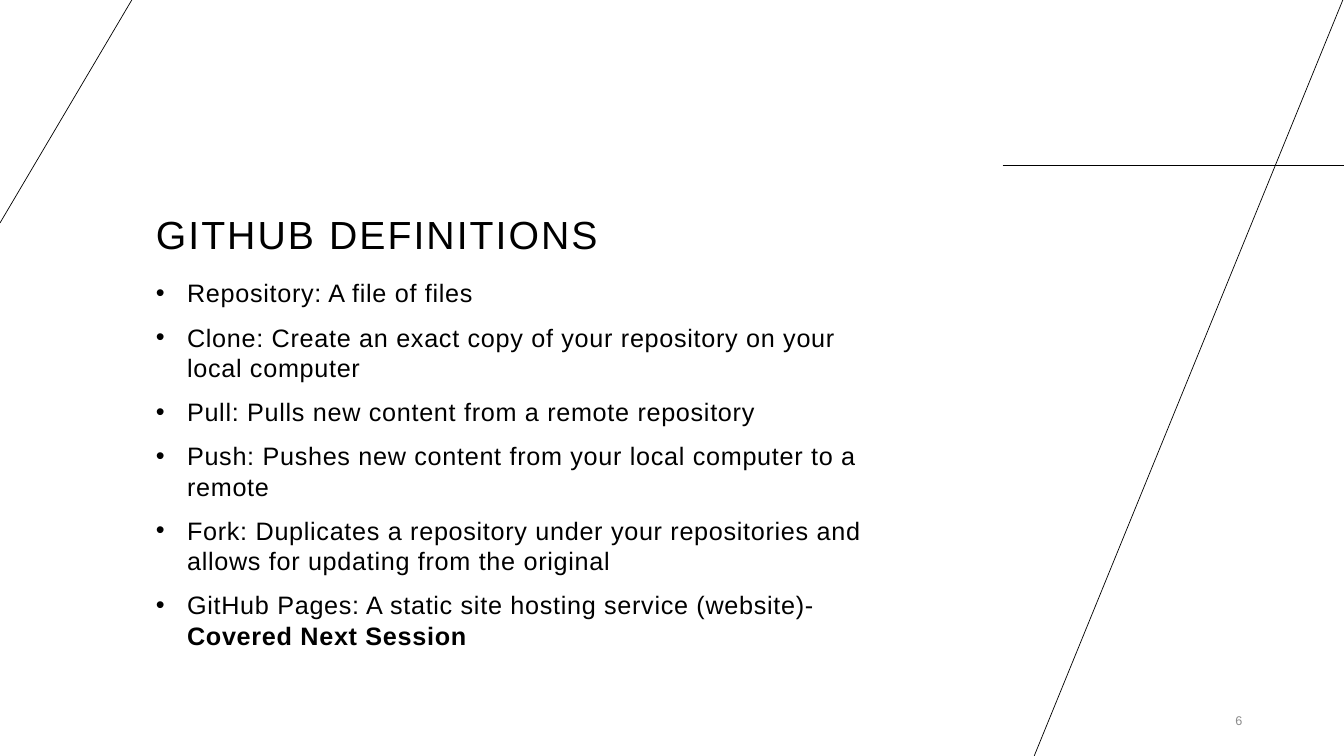
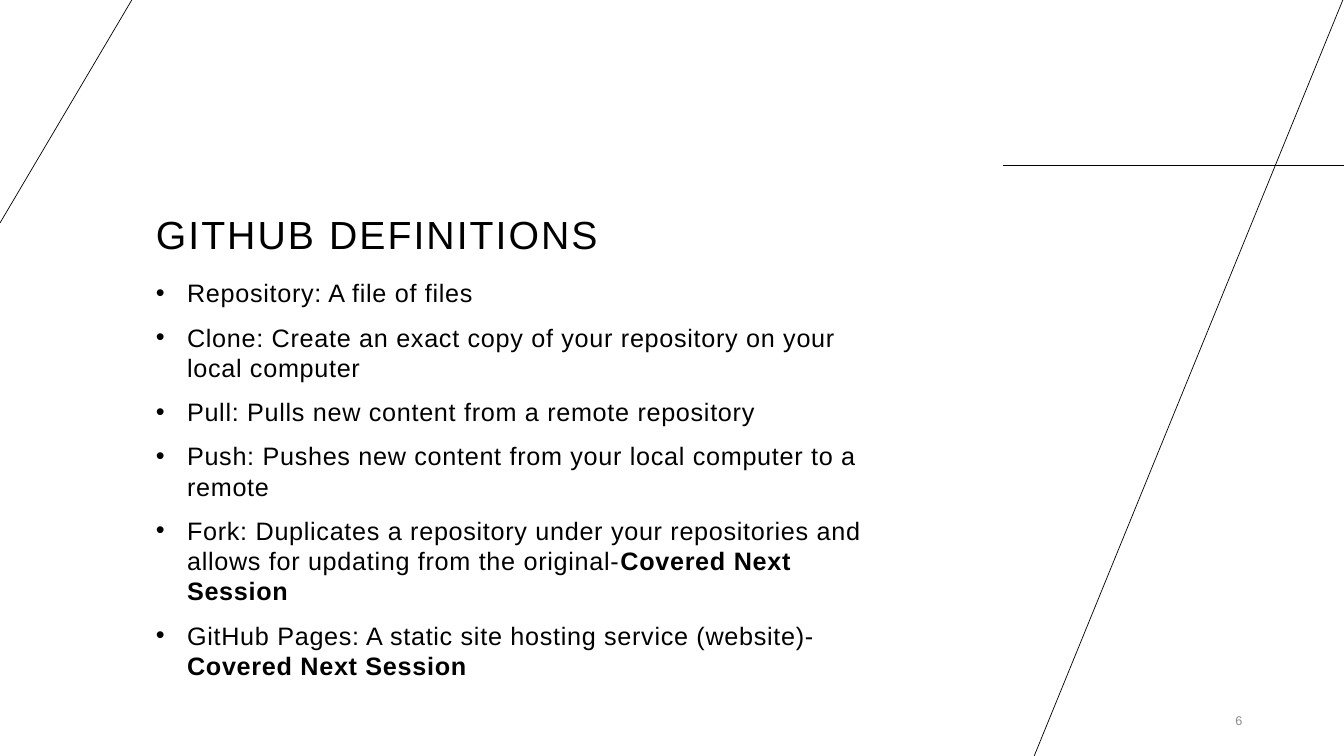
Before and after one commit to cassandra-hui/GitHub-Workshop, a slide deck: slide 6 of Day_1.pptx. Drawn at 1344x756 pixels with LibreOffice and Linux fonts; fonts in the diff are those of the drawing. Boxes give left, top, right and bottom in pixels: in the first picture for what was removed or moved away, otherwise in the second. Text is boxed around its words. In the diff, an @@ line names an element or a change of style, - is before the commit and + after.

```diff
--- a/Day_1.pptx
+++ b/Day_1.pptx
@@ text at <box>187,521,860,601</box>: text changed @@
-  • Fork: Duplicates a repository under your repositories and allows for updating from the original
+  • Fork: Duplicates a repository under your repositories and allows for updating from the original-Covered Next Session
```
Also in this commit, not shown: 2 other slides changed, 2 slides added, 1 slide removed, 5 other files.
